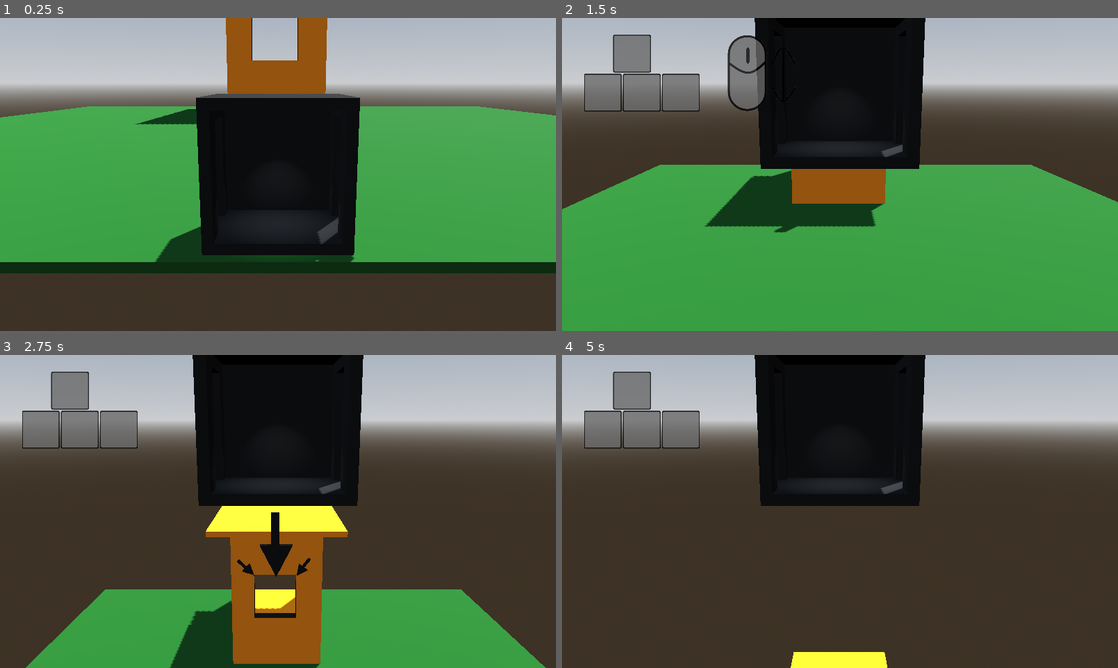
Above: before the commit, frames 1-4 (two rows, left to right).
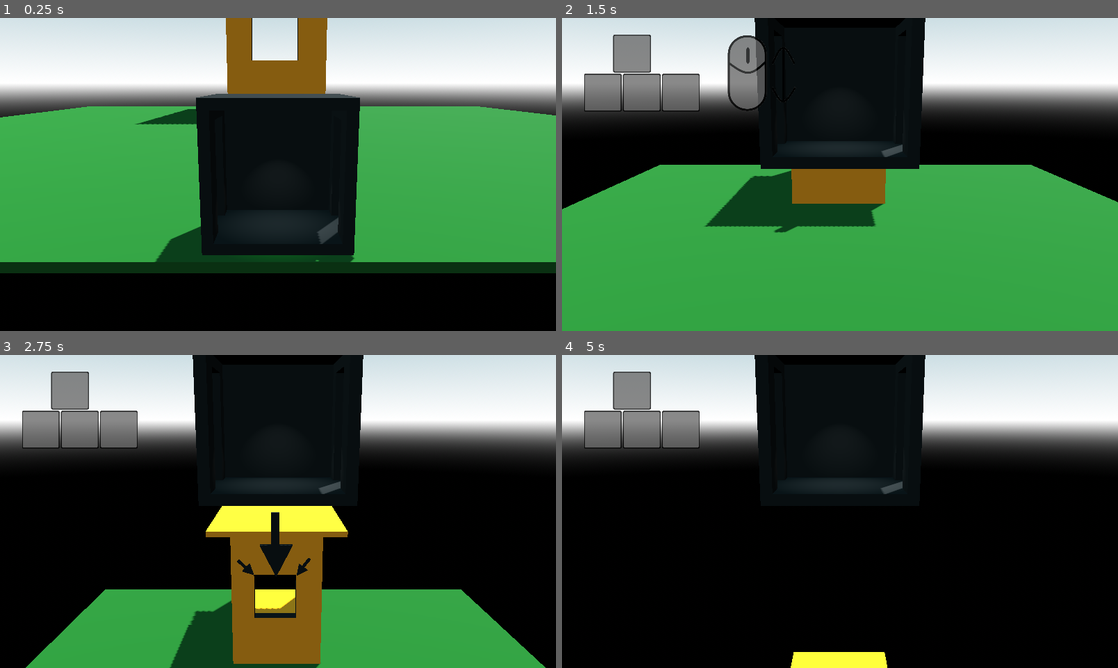
Above: after the commit, the same moments.

Repository: GriffinBaxter/Prof-Oddheart-or-How-I-Learned-to-Stop-Worrying-and-Love-the-Elevator
Game: Godot game, scene res://Scenes/main_menu.tscn
Two runs of this game, one before a commit and one after it. Both use one fixed random seed, a clock stepped at 60 frames per second and the inputs below. Sound files missing from this copy of the repository are replaced by a short silence.
Inputs:
- Up to frame 1 (0.25 s): no input
- Up to frame 2 (1.5 s): tap Enter at 0.5 s; hold W (up) from 0.53 s (still down); tap Q (drop) at 0.6, 1.35 s
- Up to frame 3 (2.75 s): keep holding W (up); tap Q (drop) at 2.1 s
- Up to frame 4 (5 s): keep holding W (up); tap Q (drop) at 2.85, 3.6, 4.35 s

The runs differ from the first frame. In frame 1, 41% of the frame differs, in the area x 0-100%, y 0-100%; in frame 2, 29%; in frame 3, 57%; in frame 4, 80%.

Commit message:
Adjust sky

Diff:
--- a/Scenes/main.tscn
+++ b/Scenes/main.tscn
@@ -12,8 +12,10 @@
 [ext_resource type="Texture2D" uid="uid://dcxc1dav0oc7x" path="res://Images/thumbs_up.png" id="9_ynf5e"]
 
 [sub_resource type="ProceduralSkyMaterial" id="ProceduralSkyMaterial_dxppu"]
-sky_horizon_color = Color(0.662243, 0.671743, 0.686743, 1)
-ground_horizon_color = Color(0.662243, 0.671743, 0.686743, 1)
+sky_top_color = Color(0.275683, 0.481881, 0.552636, 1)
+sky_horizon_color = Color(1, 1, 1, 1)
+ground_bottom_color = Color(0, 0, 0, 1)
+ground_horizon_color = Color(1, 1, 1, 1)
 
 [sub_resource type="Sky" id="Sky_gy3sr"]
 sky_material = SubResource("ProceduralSkyMaterial_dxppu")
--- a/Scenes/main_menu.tscn
+++ b/Scenes/main_menu.tscn
@@ -8,8 +8,10 @@
 [ext_resource type="Texture2D" uid="uid://dmby124bmub76" path="res://Images/wasd_filled_in.png" id="7_cp0ys"]
 
 [sub_resource type="ProceduralSkyMaterial" id="ProceduralSkyMaterial_06t4h"]
-sky_horizon_color = Color(0.662243, 0.671743, 0.686743, 1)
-ground_horizon_color = Color(0.662243, 0.671743, 0.686743, 1)
+sky_top_color = Color(0.27451, 0.482353, 0.552941, 1)
+sky_horizon_color = Color(1, 1, 1, 1)
+ground_bottom_color = Color(0, 0, 0, 1)
+ground_horizon_color = Color(1, 1, 1, 1)
 
 [sub_resource type="Sky" id="Sky_7vrkn"]
 sky_material = SubResource("ProceduralSkyMaterial_06t4h")
